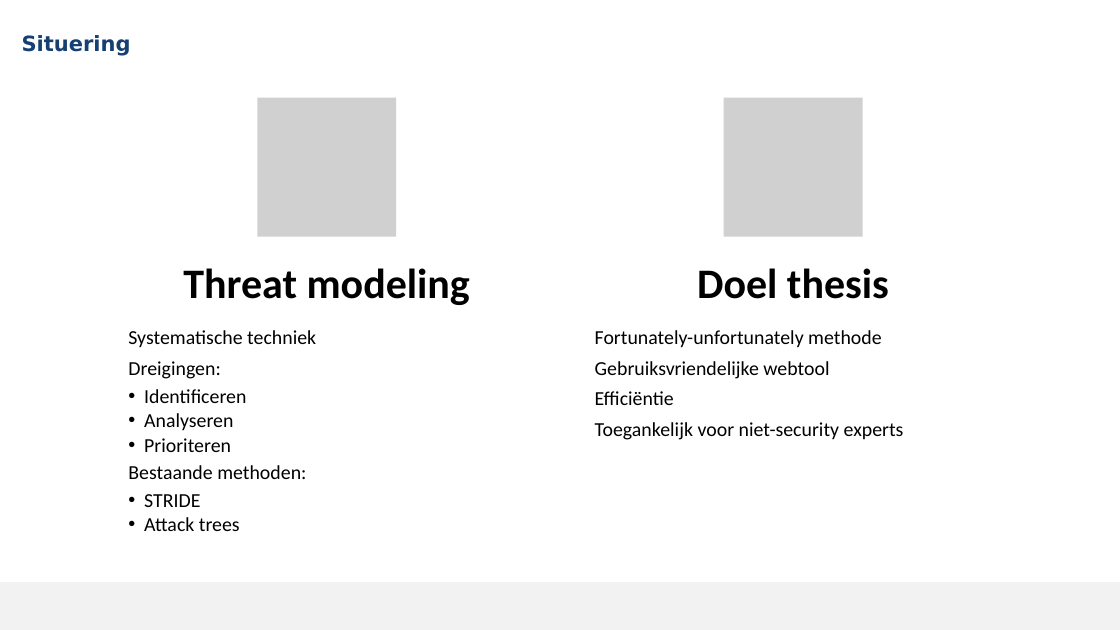
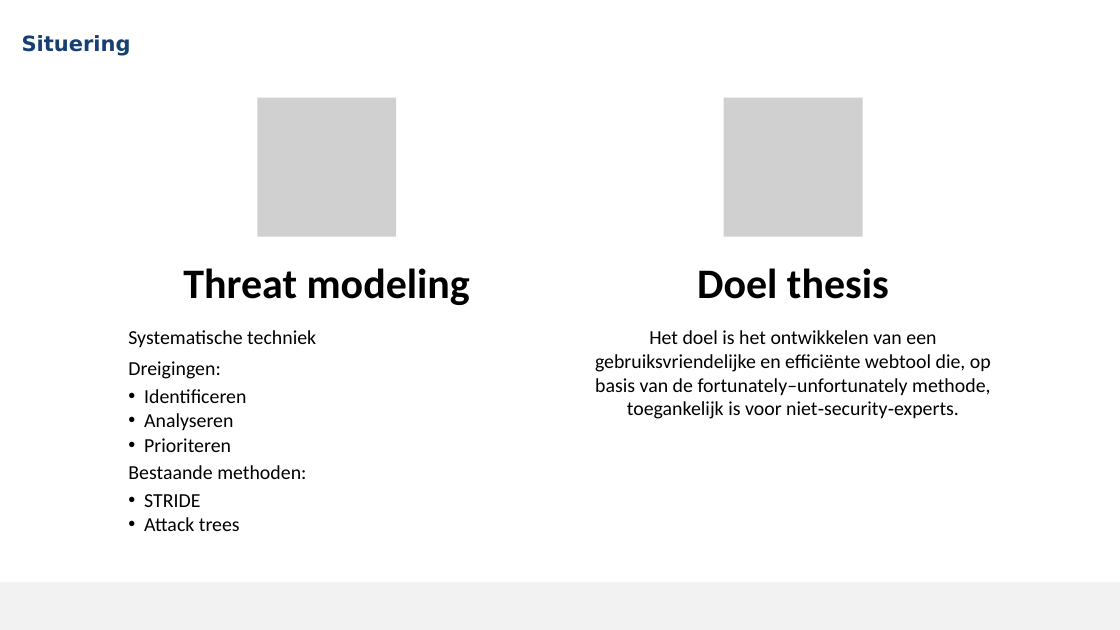
Before and after one commit to MikaG-1952764/masterproef, a slide deck: slide 3 of MP2526_Verdediging.pptx. Drawn at 1120x630 pixels with LibreOffice and Linux fonts; fonts in the diff are those of the drawing; grey boxes stand for pictures; background and template pictures are left out. Boxes give left, top, right and bottom in pixels: in the first picture for what was removed or moved away, otherwise in the second. Text is boxed around its words. In the diff, an @@ line names an element or a change of style, - is before the commit and + after.

Commit message:
updated powerpoint

```diff
--- a/MP2526_Verdediging.pptx
+++ b/MP2526_Verdediging.pptx
@@ text at [595, 330, 991, 419]: text changed @@
-Fortunately-unfortunately methode
-Gebruiksvriendelijke webtool
-Efficiëntie
-Toegankelijk voor niet-security experts
+Het doel is het ontwikkelen van een gebruiksvriendelijke en efficiënte webtool die, op basis van de fortunately–unfortunately methode, toegankelijk is voor niet‑security‑experts.
```
Also in this commit, not shown: 4 other slides changed, 2 slides added, 2 slides removed, 1 other file.
